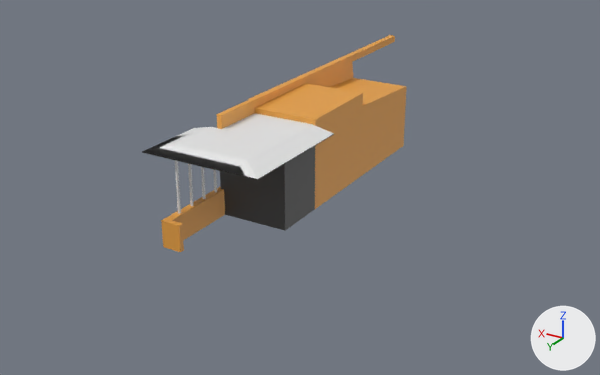
An edit to the OBJ model Assets/building_mall.obj, drawn before and after from the same camera.
Before and after are seen from a camera (50 mm lens) standing at (-140.1, 207.0, 93.6) and looking at (-38.5, 37.6, 8.9). Lighting does not change. The marker at lower right points along +X, +Y and +Z. Where no turn or scale is listed for an object, it has been applied to the vertices. Vertices at the same position are counted once.

The first picture shows 'Cube.019_Cube.031', 'Cube.024_Cube.020', 'Cylinder.008_dmg'.
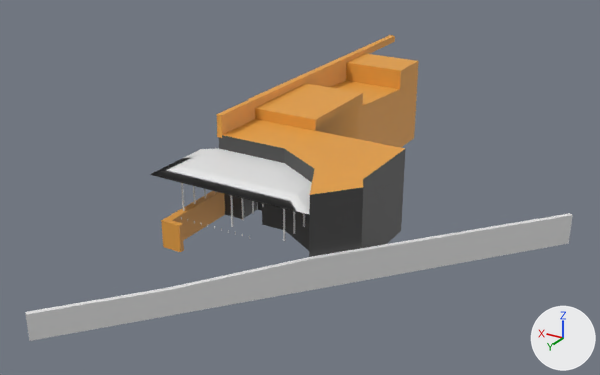
Location of each change, [x1, y1, x2, y2] in pixels of the pictures (600 x 375 px; the box of a moved part takes in the faces that stretch with it):
'Cube.019_Cube.031', reshaped: before [161, 35, 407, 252]; after [161, 35, 419, 257]
'Cube.090_Cube.090_dmg', added: after [25, 213, 573, 341]
'Cube.024_Cube.020', reshaped: before [142, 113, 334, 180]; after [150, 148, 312, 215]
'Cylinder.008_dmg', reshaped (191% wider, 7% taller): before [175, 160, 217, 214]; after [181, 183, 305, 241]
part 1 of me_cube_019_cube_031, added: after [222, 119, 405, 257]
part 2 of me_cube_019_cube_031, added: after [346, 54, 419, 146]
part 3 of me_cube_024_cube_020, moved or reshaped: before [234, 124, 334, 179]; after [285, 184, 312, 215]
part 4 of me_cube_024_cube_020, moved or reshaped: before [234, 134, 334, 180]; after [284, 208, 309, 215]
part 5 of me_cube_024_cube_020, moved or reshaped: before [142, 127, 210, 156]; after [151, 148, 218, 179]
part 6 of me_cube_024_cube_020, moved or reshaped: before [162, 113, 311, 173]; after [169, 148, 312, 208]
part 7 of me_cube_024_cube_020, moved or reshaped: before [161, 156, 234, 174]; after [169, 179, 284, 209]
part 8 of me_cylinder_008_dmg, added: after [181, 183, 185, 211]
part 9 of me_cylinder_008_dmg, added: after [241, 198, 244, 220]
part 10 of me_cylinder_008_dmg, added: after [230, 195, 233, 227]
part 11 of me_cylinder_008_dmg, added: after [293, 211, 295, 234]
part 12 of me_cylinder_008_dmg, added: after [283, 209, 285, 241]
part 13 of me_cylinder_008_dmg, deleted: before [188, 164, 194, 206]
part 14 of me_cylinder_008_dmg, deleted: before [175, 160, 181, 214]
part 15 of me_cylinder_008_dmg, cut back: before [201, 167, 217, 199]; after [204, 189, 216, 198]

What the commit changed:
Material 'Material.027' (mat_material_027) is new.
Its base color is (0.8, 0.8, 0.8) (white #e7e7e7).
Its roughness is 0.526.
me_cube_019_cube_031 is used by ob_cube_019_cube_031; location (0.0, 0.0, 0.0).
me_cube_019_cube_031 had 380 vertices, 285 faces, 3 loose edges and spanned x -37.4..-14.3, y -61.3..66.8, z -1.3..26.7.
me_cube_019_cube_031 now has 440 vertices, 341 faces, 4 loose edges and spans x -65.2..-14.3, y -61.3..66.8, z -1.3..26.7.
me_cube_019_cube_031 part 1: 46 vertices added at x -65.2..-18.4, y 28.0..64.8, z -1.3..21.3.
me_cube_019_cube_031 part 2: 14 vertices added at x -37.4..-18.4, y -38.5..-24.8, z -1.3..25.2.
me_cube_024_cube_020 has 36 vertices, 33 faces and spans x -43.0..-9.2, y 28.0..63.6, z 21.3..23.0.
me_cube_024_cube_020 is used by ob_cube_024_cube_020; location (0.0, 0.0, 0.0).
me_cube_024_cube_020 part 3: all 8 vertices in x -43.0..-36.3, y 28.0..63.6, z 21.6..23.0 are moved by (-13.6, 0.0, -5.6).
me_cube_024_cube_020 part 4: all 8 vertices in x -43.0..-36.3, y 28.0..63.6, z 21.3 are moved by (-13.6, 0.0, -5.5).
me_cube_024_cube_020 part 5: all 6 vertices in x -15.1..-9.2, y 43.3..63.6, z 21.6..23.0 are moved by (-1.9, 0.0, -5.6).
me_cube_024_cube_020 part 6: all 4 vertices in x -17.4, y 28.0..63.6, z 21.6..23.0 are moved by (0.0, 0.0, -5.6).
me_cube_024_cube_020 part 7: all 4 vertices in x -17.4, y 28.0..63.6, z 21.3 are moved by (0.0, 0.0, -5.5).
me_cylinder_008_dmg is used by ob_cylinder_008_dmg; location (0.0, 0.0, 0.0).
me_cylinder_008_dmg had 19520 vertices, 12796 faces and spanned x -17.9..-17.1, y 45.4..61.4, z 5.2..21.5.
me_cylinder_008_dmg now has 768 vertices, 408 faces and spans x -47.4..-17.2, y 45.5..59.5, z 5.2..16.4.
me_cylinder_008_dmg part 8: a new loose piece, a 32-sided cylinder along z spanning x -17.71..-17.24, y 59.03..59.5, z 5.21..16.44, in mat_none (white #e7e7e7).
me_cylinder_008_dmg part 9: a new loose piece, a 32-sided cylinder along z spanning x -32.57..-32.1, y 54.53..55.0, z 5.21..16.44, in mat_none (white #e7e7e7).
me_cylinder_008_dmg part 10: a new loose piece, a 32-sided cylinder along z spanning x -32.57..-32.1, y 59.03..59.5, z 5.21..16.44, in mat_none (white #e7e7e7).
me_cylinder_008_dmg part 11: a new loose piece, a 32-sided cylinder along z spanning x -47.42..-46.95, y 54.53..55.0, z 5.21..16.44, in mat_none (white #e7e7e7).
me_cylinder_008_dmg part 12: a new loose piece, a 32-sided cylinder along z spanning x -47.42..-46.95, y 59.03..59.5, z 5.21..16.44, in mat_none (white #e7e7e7).
me_cylinder_008_dmg part 13: the loose piece of 4880 vertices spanning x -17.9..-17.1, y 55.5..56.3, z 5.2..21.5 is deleted.
me_cylinder_008_dmg part 14: the loose piece of 4880 vertices spanning x -17.9..-17.1, y 60.6..61.4, z 5.2..21.5 is deleted.
me_cylinder_008_dmg part 15: 13 vertices moved within x -17.7..-17.2, y 45.5..50.5, z 5.2; 9735 vertices removed from x -17.9..-17.1, y 45.4..51.2, z 5.2..21.5; 103 vertices added at x -17.7..-17.2, y 45.5..50.5, z 5.2..16.4.
Mesh me_cube_090_cube_090_dmg is new.
It has 52 vertices, 54 faces and spans x -101.9..-18.5, y 11.6..112.4, z -1.7..6.2.
It uses material mat_material_027 (white #e7e7e7).
Object 'Cube.090_Cube.090_dmg' (ob_cube_090_cube_090_dmg) is new; it shows me_cube_090_cube_090_dmg.
Its location is (0.0, 0.0, 0.0).
